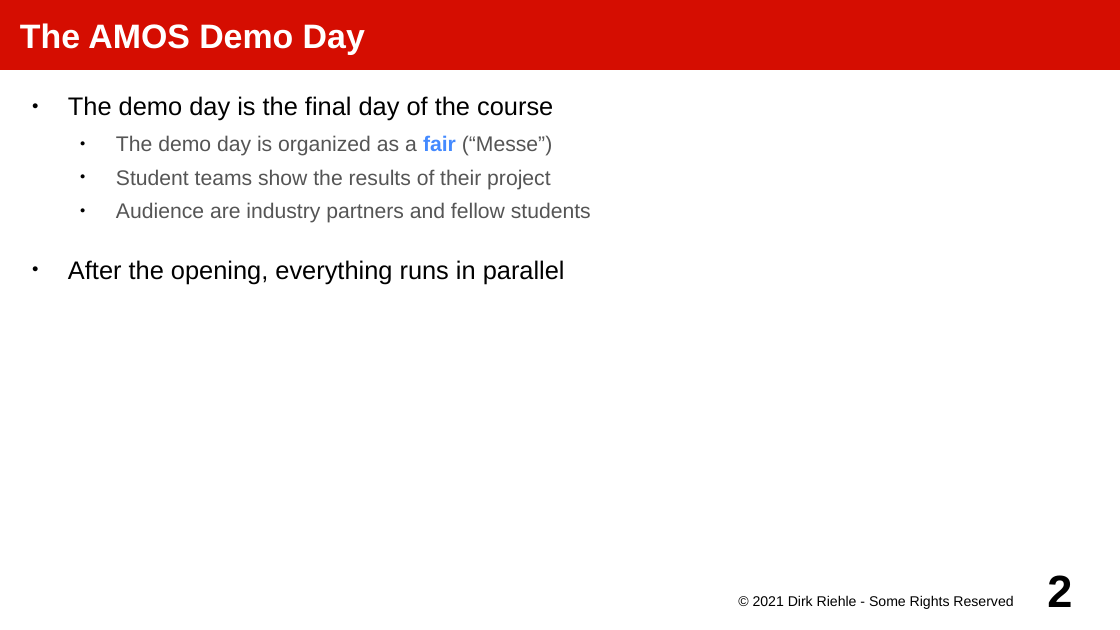
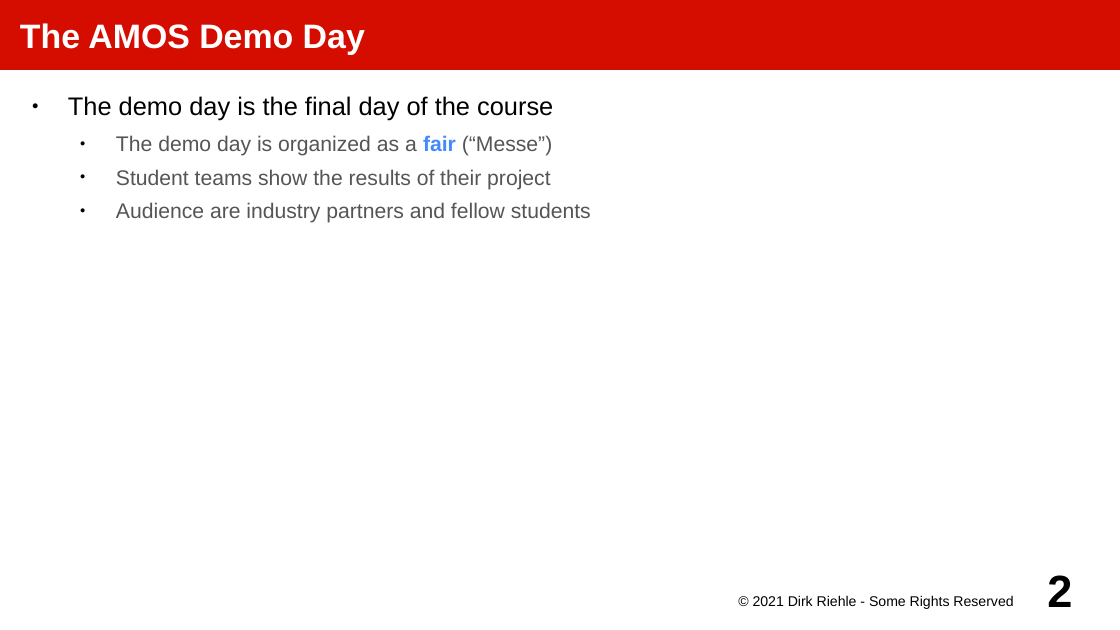
Before and after one commit to dirkriehle/amos-course, a slide deck: slide 2 of Lecture slides/AMOS H01 - Demo Day Preparation.odp. Drawn at 1120x630 pixels with LibreOffice and Linux fonts; fonts in the diff are those of the drawing. Boxes give left, top, right and bottom in pixels: in the first picture for what was removed or moved away, otherwise in the second. Text is boxed around its words. In the diff, an @@ line names an element or a change of style, - is before the commit and + after.

Commit message:
Updated demo day information

```diff
--- a/Lecture slides/AMOS H01 - Demo Day Preparation.odp
+++ b/Lecture slides/AMOS H01 - Demo Day Preparation.odp
@@ text at (68,260,565,284): paragraph removed @@
-● After the opening, everything runs in parallel
```
Also in this commit, not shown: 2 other slides changed, 1 slide added, 1 other file.
